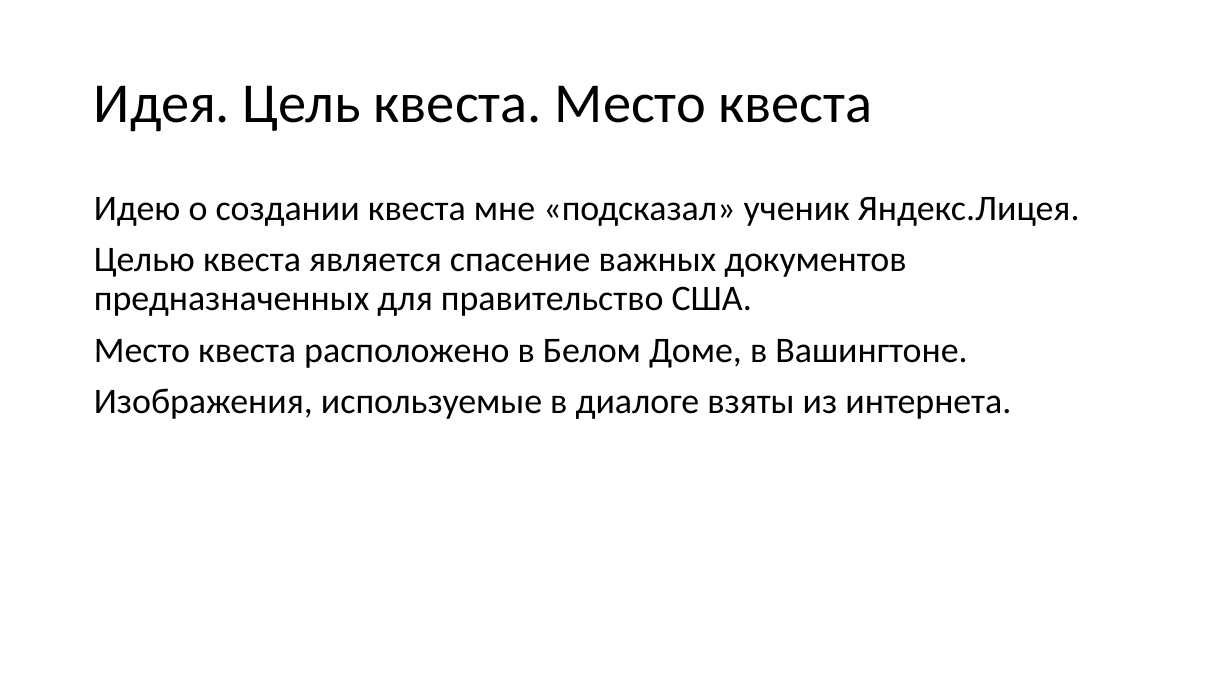
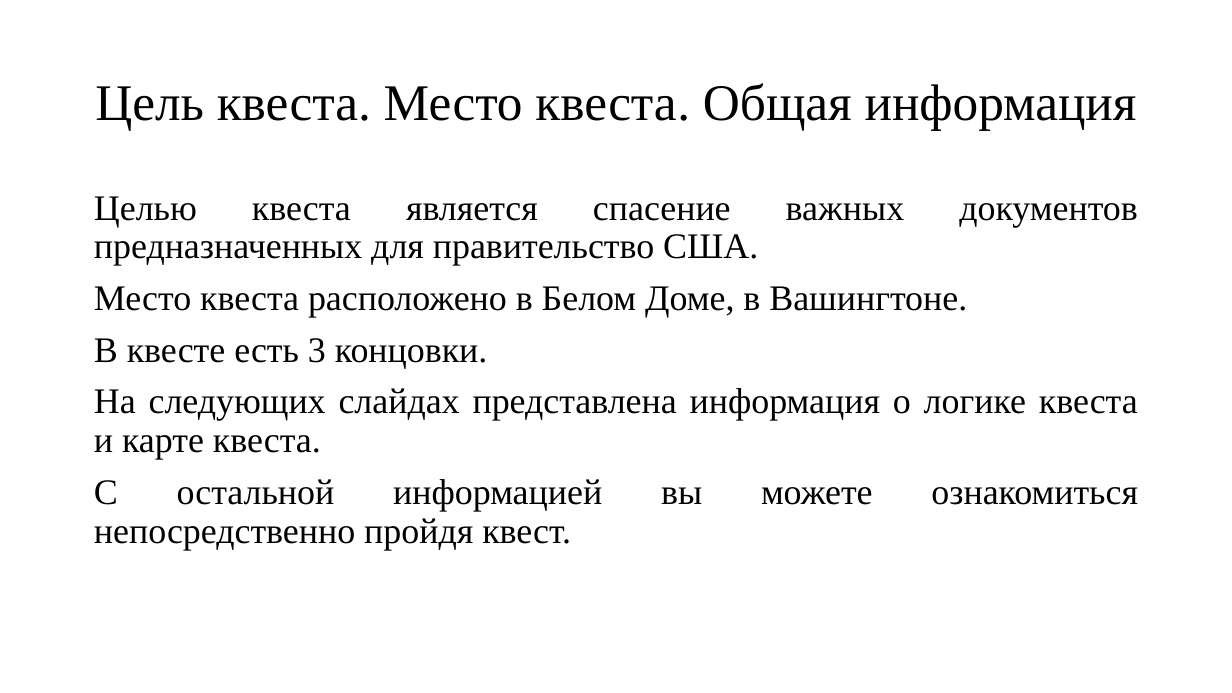
Before and after one commit to Glander13/AliceProject, a slide deck: slide 2 of Квест «Побег из белого дома».pptx. Drawn at 1232x693 pixels with LibreOffice and Linux fonts; fonts in the diff are those of the drawing. Boxes give left, top, right and bottom in pixels: in the first picture for what was removed or moved away, otherwise in the second. Text is boxed around its words. In the diff, an @@ line names an element or a change of style, - is before the commit and + after.

```diff
--- a/Квест «Побег из белого дома».pptx
+++ b/Квест «Побег из белого дома».pptx
@@ title at (95,83,1137,131): text changed; size 44 to 40 pt; font Calibri to Times New Roman @@
-Идея. Цель квеста. Место квеста
+Цель квеста. Место квеста. Общая информация
@@ text at (94,197,1080,226): paragraph removed @@
-Идею о создании квеста мне «подсказал» ученик Яндекс.Лицея.
@@ text at (94,196,1138,318): font Calibri to Times New Roman in "Целью квеста является спасение важных документов предназначе ...", "Место квеста расположено в Белом Доме, в ..."; alignment left to justified @@
@@ text at (94,338,1138,550): text changed; font Calibri to Times New Roman @@
-Изображения, используемые в диалоге взяты из интернета.
+В квесте есть 3 концовки.
+На следующих слайдах представлена информация о логике квеста и карте квеста.
+С остальной информацией вы можете ознакомиться непосредственно пройдя квест.
```
Also in this commit, not shown: 3 other slides changed, 3 slides added, 2 other files.
